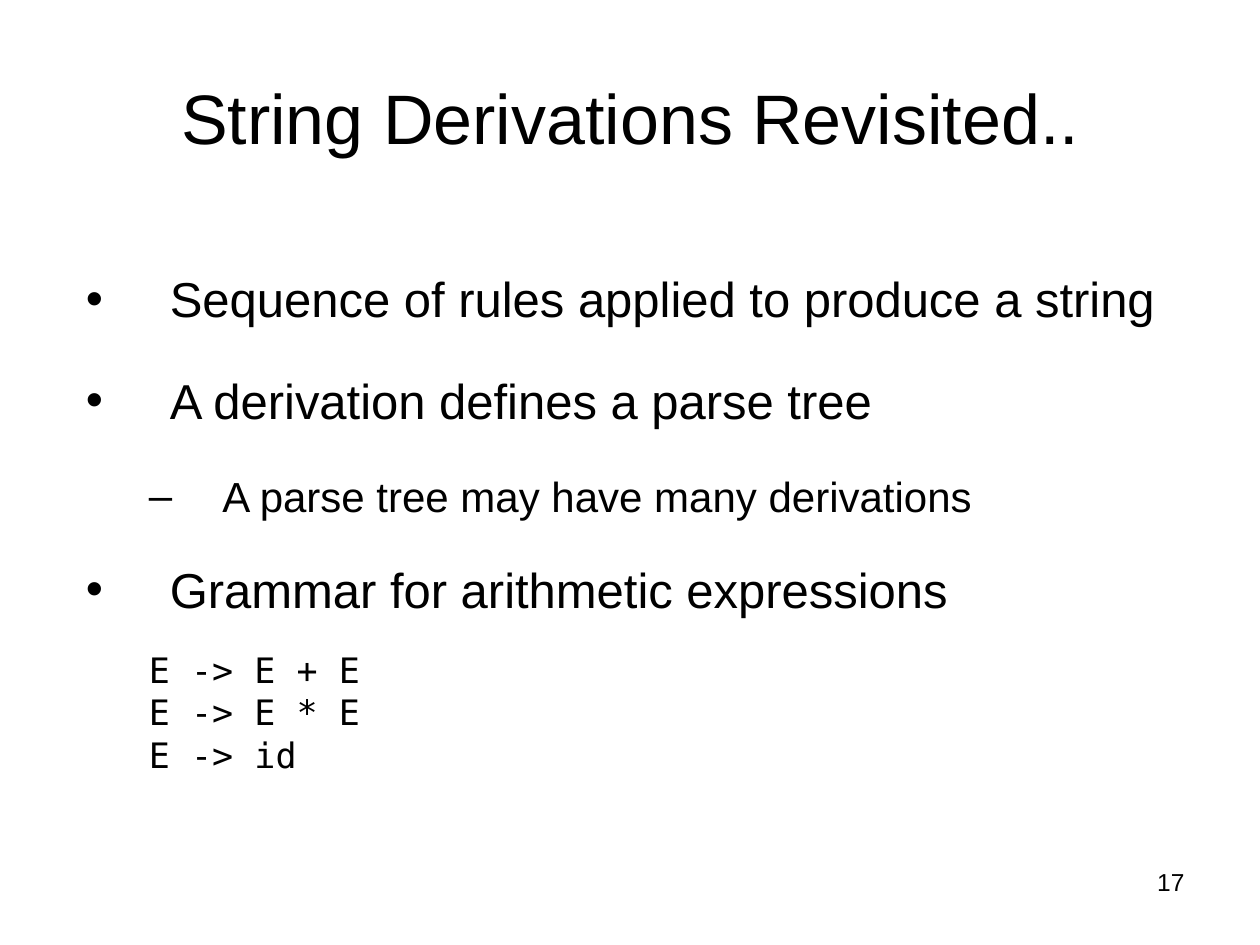
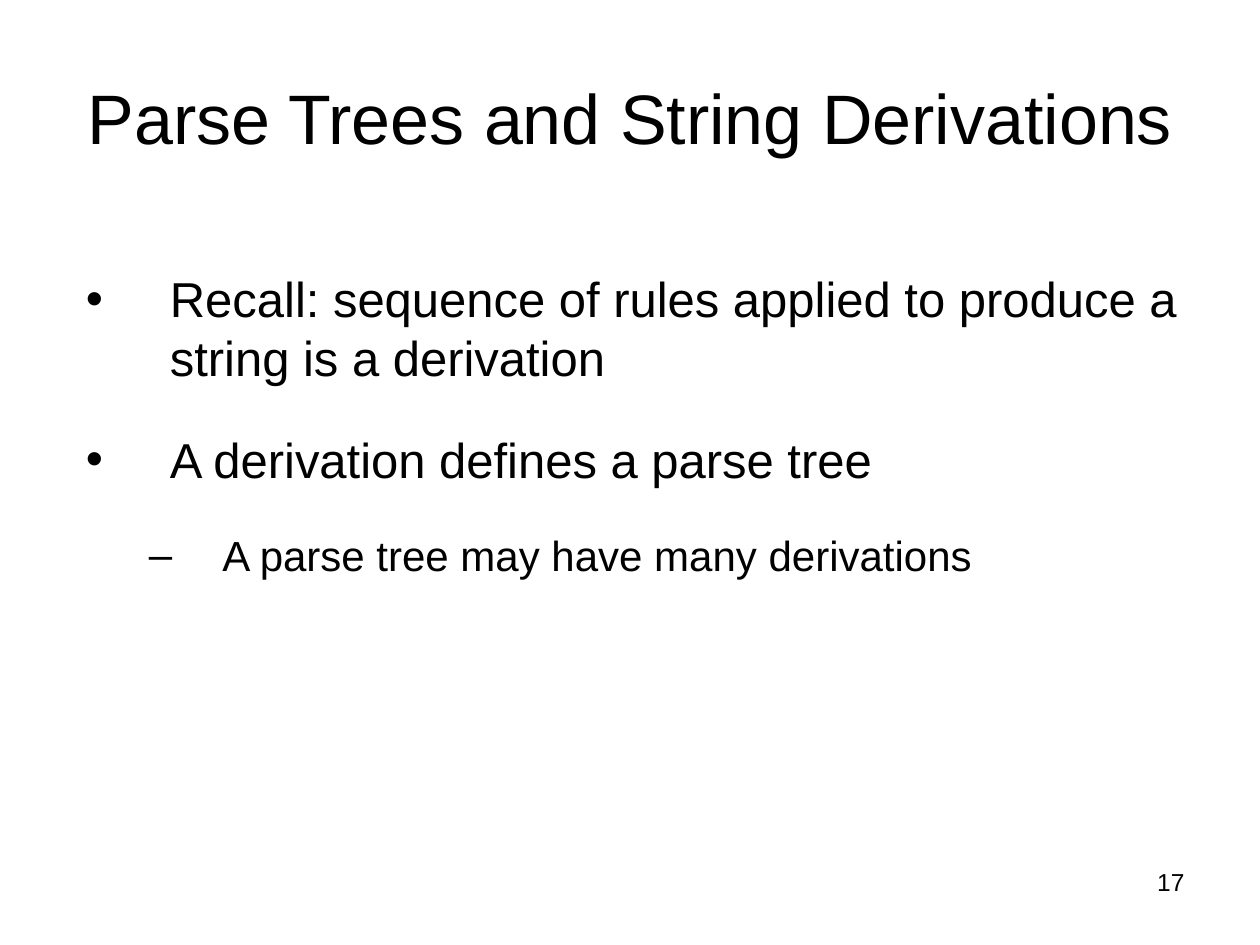
Before and after one commit to Hegden/hegden.github.io, a slide deck: slide 17 of cs406/slides/week4.ppt. Drawn at 1260x945 pixels with LibreOffice and Linux fonts; fonts in the diff are those of the drawing. Boxes give left, top, right and bottom in pixels: in the first picture for what was removed or moved away, otherwise in the second. Text is boxed around its words. In the diff, an @@ line names an element or a change of style, - is before the commit and + after.

```diff
--- a/cs406/slides/week4.ppt
+++ b/cs406/slides/week4.ppt
@@ title at [88, 93, 1172, 157]: text changed @@
-String Derivations Revisited..
+Parse Trees and String Derivations
@@ text at [170, 281, 1176, 386]: text changed @@
-• Sequence of rules applied to produce a string
+• Recall: sequence of rules applied to produce a string is a derivation
@@ text at [149, 572, 947, 769]: paragraphs removed @@
-• Grammar for arithmetic expressions
-  E -> E + E
-  E -> E * E
-  E -> id
```
Also in this commit, not shown: 1 other slide changed, 31 slides added, 2 slides removed.
